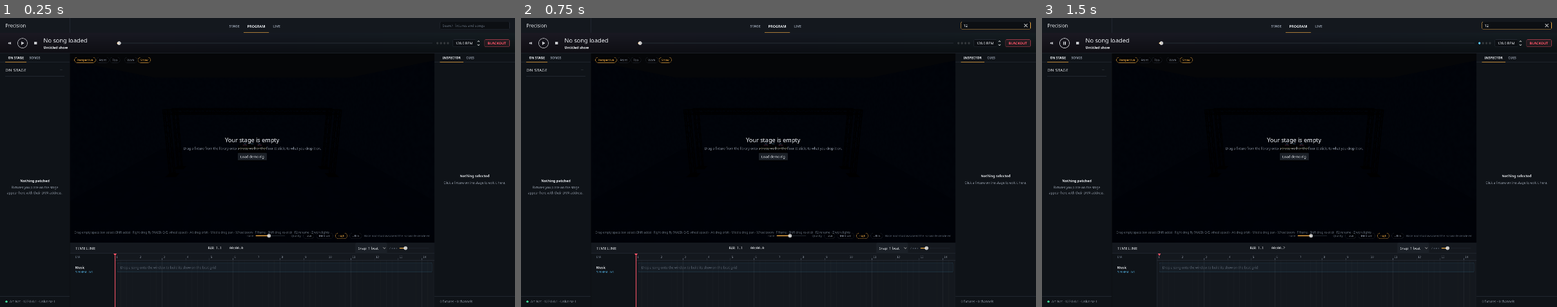
Above: before the commit, frames 1-3 (left to right).
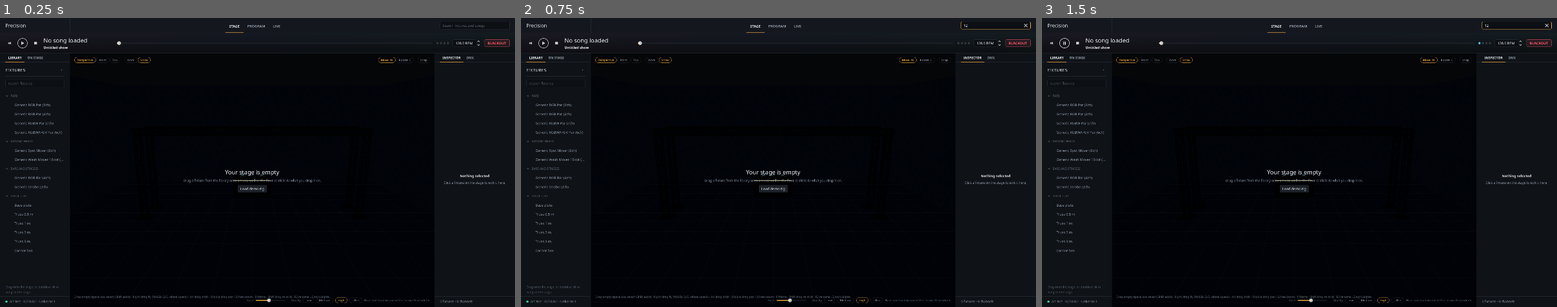
Above: after the commit, the same moments.

Repository: LuckyOwlStudios/Precision
Game: Godot game, scene res://ui/main/main_window.tscn
The game is run twice, just before and just after one commit, with the same random seed, the same clock (stepped at 60 frames per second) and the same inputs.
Inputs (mouse positions are in pixels of both pictures, inside the frame that each line leads up to):
- Up to frame 1 (0.25 s): no input
- Up to frame 2 (0.75 s): click (994, 26) at 0.52 s; type "12" at 0.6 s
- Up to frame 3 (1.5 s): click (1062, 44) at 1.25 s

The runs differ from the first frame. In frame 1, 5.2% of the frame differs, in the area x 1-93%, y 2-100%; in frame 2, 5.2%; in frame 3, 5.2%.

Commit message:
Open on Stage with the Library tab on first launch
Co-Authored-By: Claude Sonnet 5.5 <noreply@anthropic.com>
Claude-Session: https://claude.ai/code/session_01ACHC6jMuVT4sRh8EmLMEmm

Diff:
--- a/ui/main/main_window.gd
+++ b/ui/main/main_window.gd
@@ -42,6 +42,8 @@
 			ctx.set_workspace(StudioContext.Workspace.STAGE)
 		right_tabs.current_tab = right_tabs.get_tab_idx_from_control(%Inspector))
 	_apply_workspace(ctx.workspace)
+	# First launch: Stage with the fixture Library in front of the left dock.
+	left_tabs.current_tab = left_tabs.get_tab_idx_from_control(%Library)
 	_update_footers()
 
 	# Audio files dropped anywhere on the window go into the song library.
--- a/ui/main/studio_context.gd
+++ b/ui/main/studio_context.gd
@@ -55,7 +55,8 @@
 ## edit goes through record() or one of the helpers below, so panels never
 ## keep their own.
 var history := UndoRedo.new()
-var workspace: Workspace = Workspace.PROGRAM
+## Opens on Stage so a first launch goes straight to building the rig.
+var workspace: Workspace = Workspace.STAGE
 
 # Transport
 var bpm: float = 128.0
